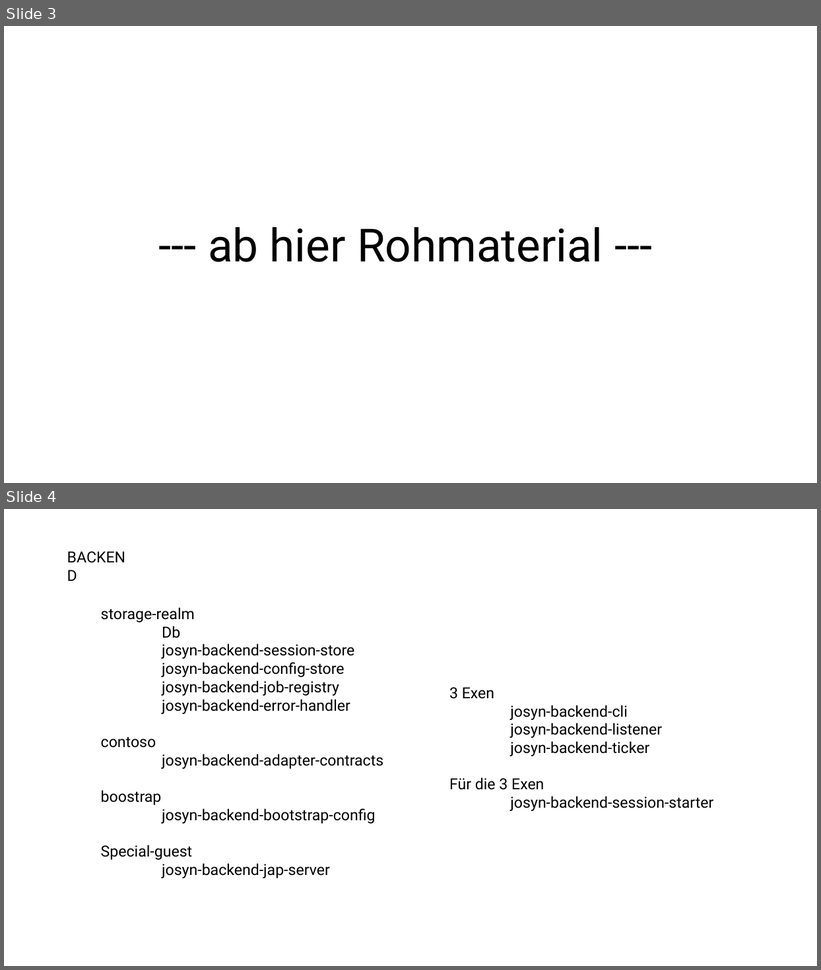
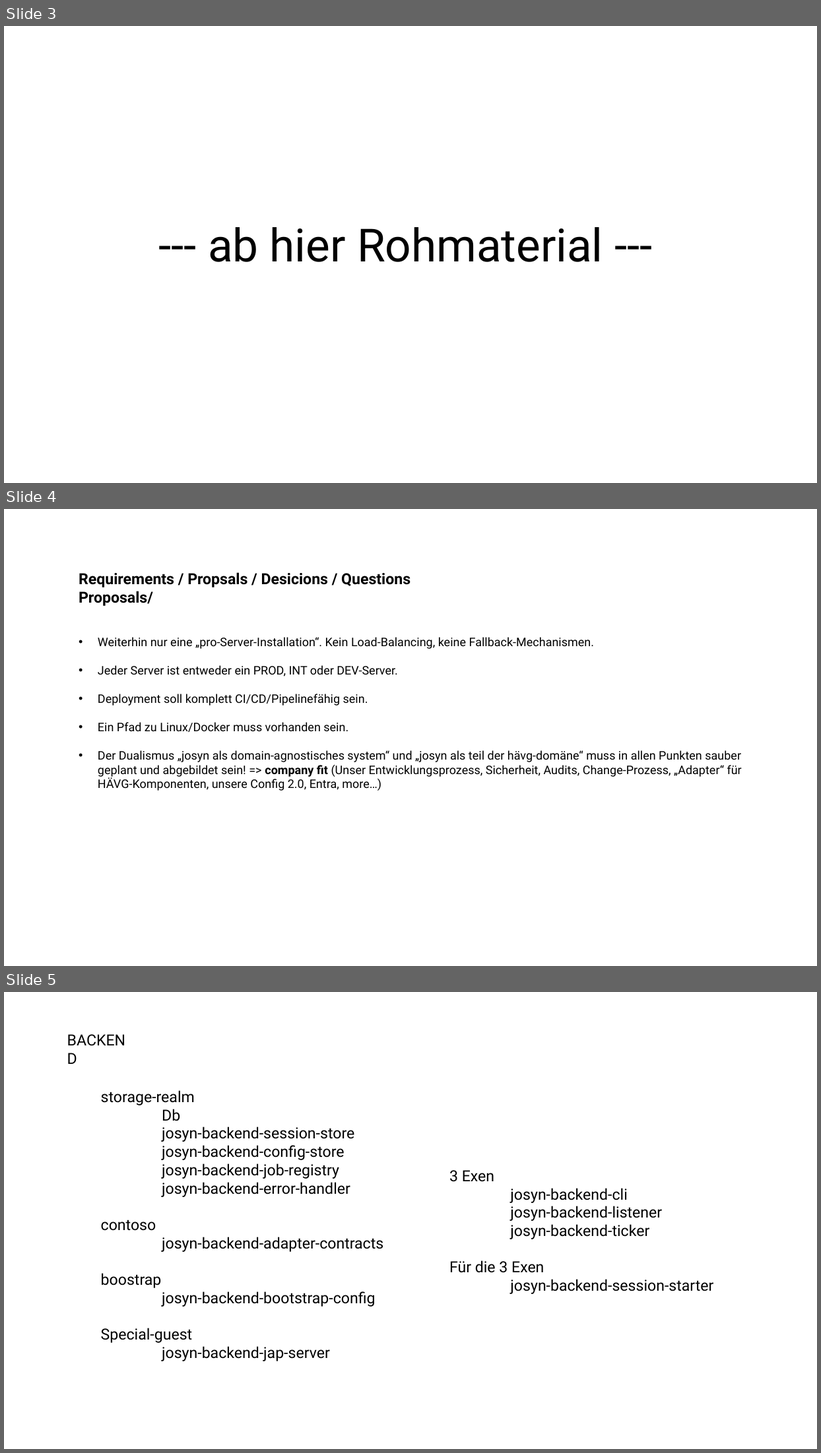
Before and after one commit to ckluth/josyn-platform, a slide deck: josyn-intro.pptx. Shown one above the other, each under a label of ours: slides 3 and 4 before the commit, slides 3, 4 and 5 after it. The pictures are 821x970 and 821x1453 pixels, drawn with LibreOffice and Linux fonts; fonts in the diff are those of the drawing. Boxes give left, top, right and bottom in pixels: in the first picture for what was removed or moved away, otherwise in the second. Text is boxed around its words. In the diff, an @@ line names an element or a change of style, - is before the commit and + after.

```diff
--- a/josyn-intro.pptx
+++ b/josyn-intro.pptx
@@ slide 4 added at bbox=[4, 509, 817, 966], background #FFFFFF @@
@@ text added at bbox=[79, 572, 742, 791], 14 pt, text #000000 @@
+Requirements / Propsals / Desicions / Questions
+Proposals/
+• Weiterhin nur eine „pro-Server-Installation“. Kein Load-Balancing, keine Fallback-Mechanismen.
+• Jeder Server ist entweder ein PROD, INT oder DEV-Server.
+• Deployment soll komplett CI/CD/Pipelinefähig sein.
+• Ein Pfad zu Linux/Docker muss vorhanden sein.
+• Der Dualismus „josyn als domain-agnostisches system“ und „josyn als teil der hävg-domäne“ muss in allen Punkten sauber geplant und abgebildet sein! => company fit (Unser Entwicklungsprozess, Sicherheit, Audits, Change-Prozess, „Adapter“ für HÄVG-Komponenten, unsere Config 2.0, Entra, more…)
@@ what was slide 4 is now slide 5 @@
```
Also in this commit, not shown: 1 other slide added, 1 slide removed.
